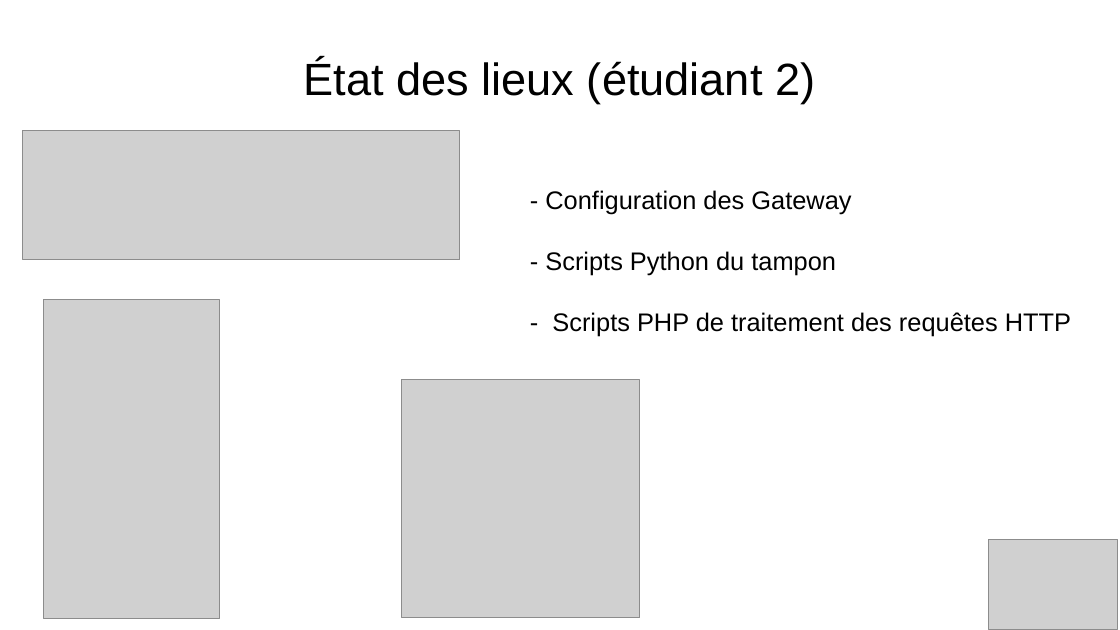
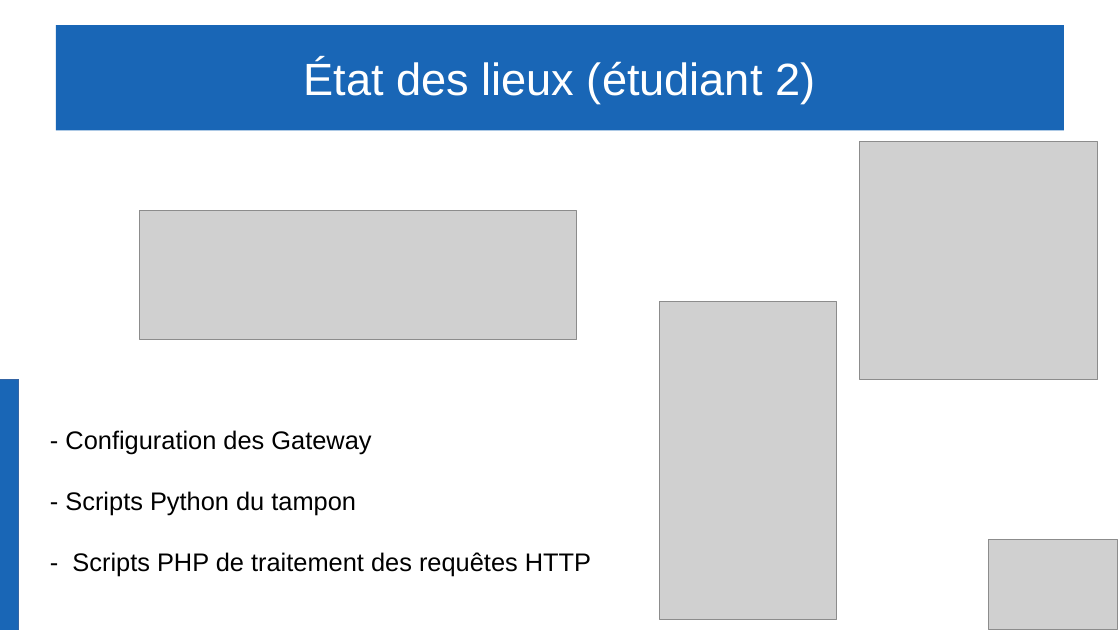
Before and after one commit to Gabin221/Tracking-BLE-documents, a slide deck: slide 24 of Revues/Revues1/presentation_yahya_andrea_gabin.odp. Drawn at 1120x630 pixels with LibreOffice and Linux fonts; fonts in the diff are those of the drawing; grey boxes stand for pictures. Boxes give left, top, right and bottom in pixels: in the first picture for what was removed or moved away, otherwise in the second. Text is boxed around its words. In the diff, an @@ line names an element or a change of style, - is before the commit and + after.

```diff
--- a/Revues/Revues1/presentation_yahya_andrea_gabin.odp
+++ b/Revues/Revues1/presentation_yahya_andrea_gabin.odp
@@ title "État des lieux (étudiant 2)": place and size @@
-title "État des lieux (étudiant 2)" at <box>304,60,815,104</box>
+title "État des lieux (étudiant 2)" at <box>56,25,1064,131</box>
@@ title "État des lieux (étudiant 2)" at <box>56,25,1064,131</box>: text colour #000000 to #FFFFFF; fill none to #1966B6 @@
@@ picture: place and size @@
-picture at <box>402,380,640,618</box>
+picture at <box>860,142,1098,380</box>
@@ picture: place and size @@
-picture at <box>23,131,460,260</box>
+picture at <box>140,211,577,340</box>
@@ picture: place and size @@
-picture at <box>44,300,221,619</box>
+picture at <box>661,302,837,621</box>
@@ rectangle added at <box>0,380,19,630</box>, fill #1966B6, outline #3465A4 0 pt @@
@@ text "- Configuration des Gateway": place and size @@
-text "- Configuration des Gateway" at <box>545,190,1071,337</box>
+text "- Configuration des Gateway" at <box>65,430,591,577</box>
```
Also in this commit, not shown: 22 other slides changed, 1 other file.
